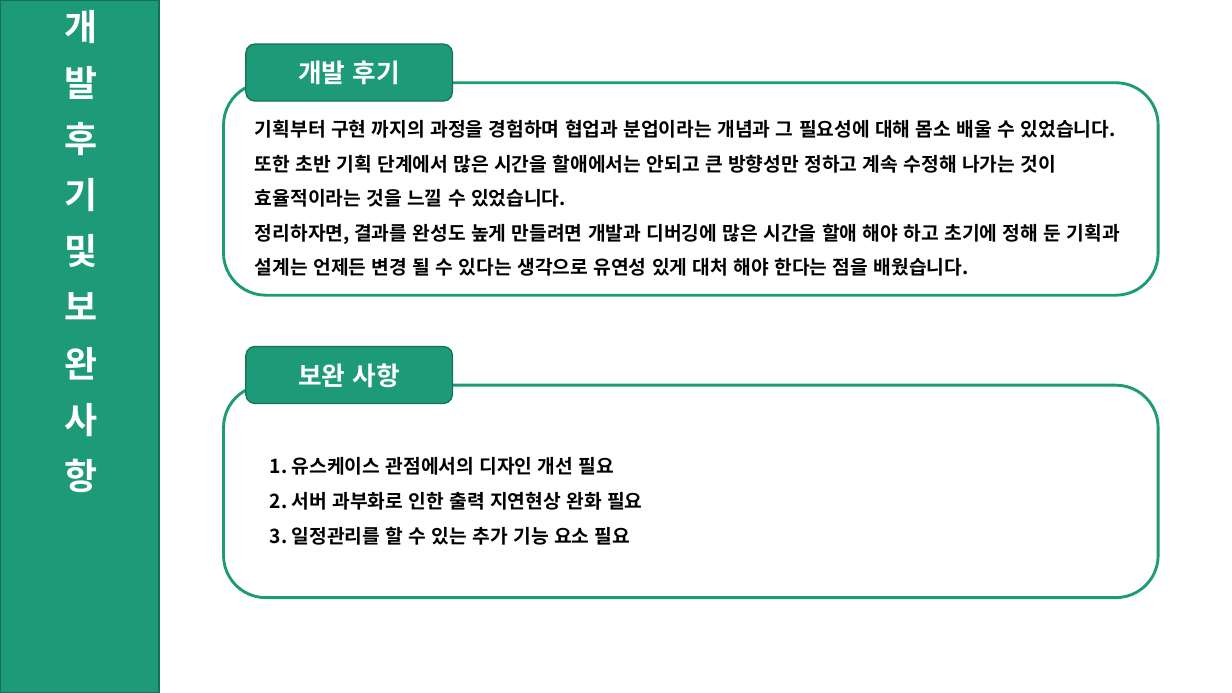
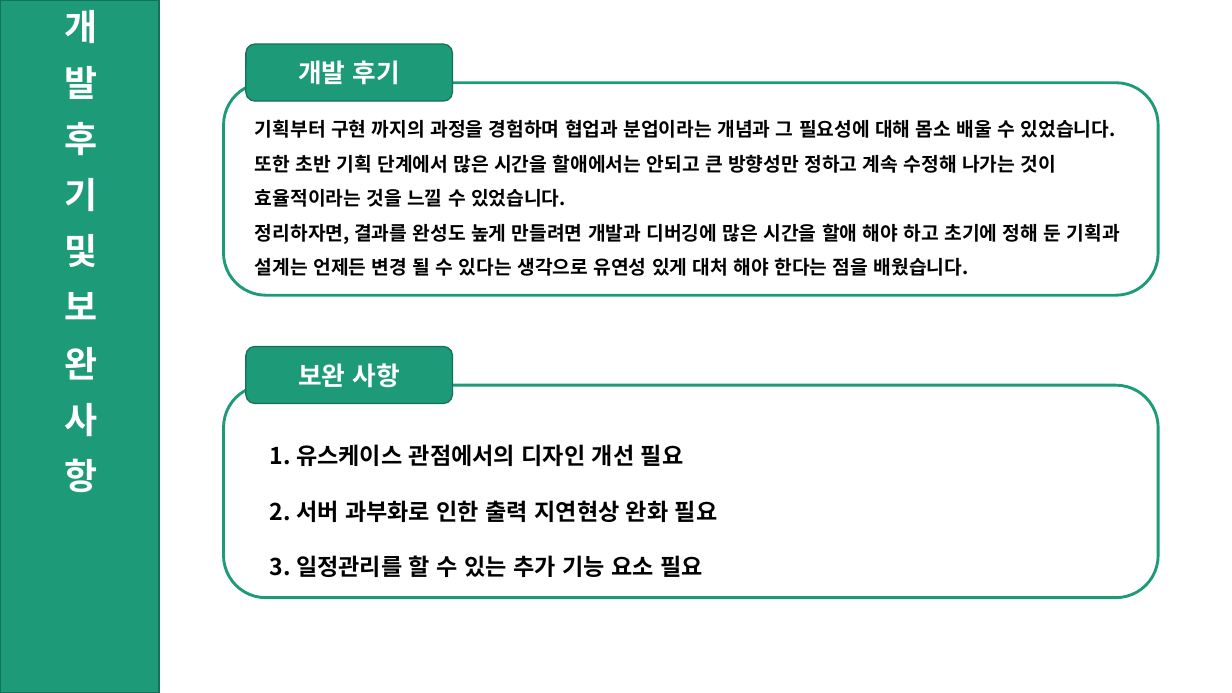
Before and after one commit to ShinHyeonSeong/Final, a slide deck: slide 11 of 기획 UI/A조 프로토타입 발표.pptx. Drawn at 1232x693 pixels with LibreOffice and Linux fonts; fonts in the diff are those of the drawing. Boxes give left, top, right and bottom in pixels: in the first picture for what was removed or moved away, otherwise in the second. Text is boxed around its words. In the diff, an @@ line names an element or a change of style, - is before the commit and + after.

Commit message:
ppt 업로드

```diff
--- a/기획 UI/A조 프로토타입 발표.pptx
+++ b/기획 UI/A조 프로토타입 발표.pptx
@@ text "1. 유스케이스 관점에서의 디자인 개선 ...": place and size @@
-text "1. 유스케이스 관점에서의 디자인 개선 ..." at box(270, 457, 642, 545)
+text "1. 유스케이스 관점에서의 디자인 개선 ..." at box(270, 444, 718, 577)
@@ text "1. 유스케이스 관점에서의 디자인 개선 ..." at box(270, 444, 718, 577): size 15 to 18 pt; line spacing 1.5 to 2 @@
```
